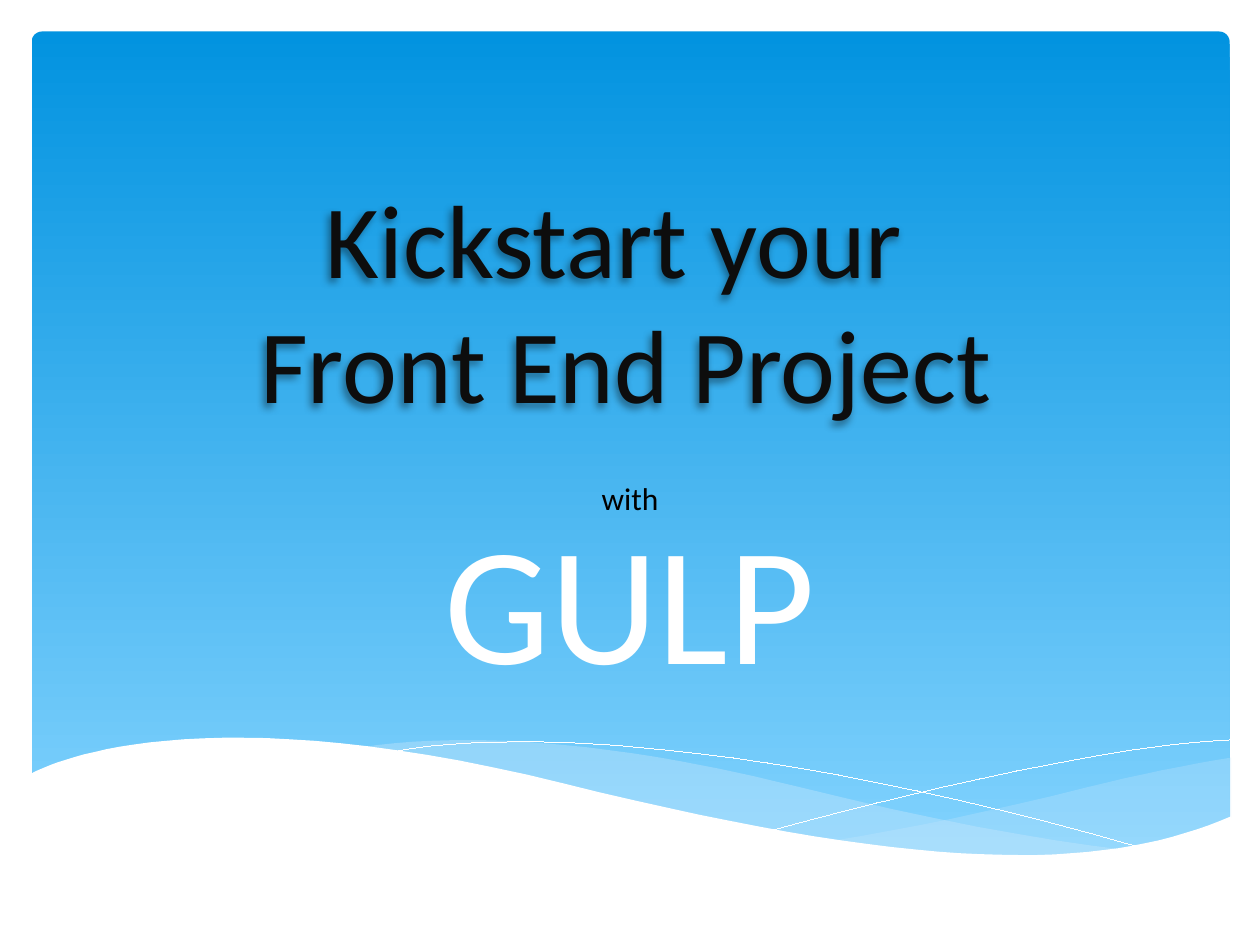
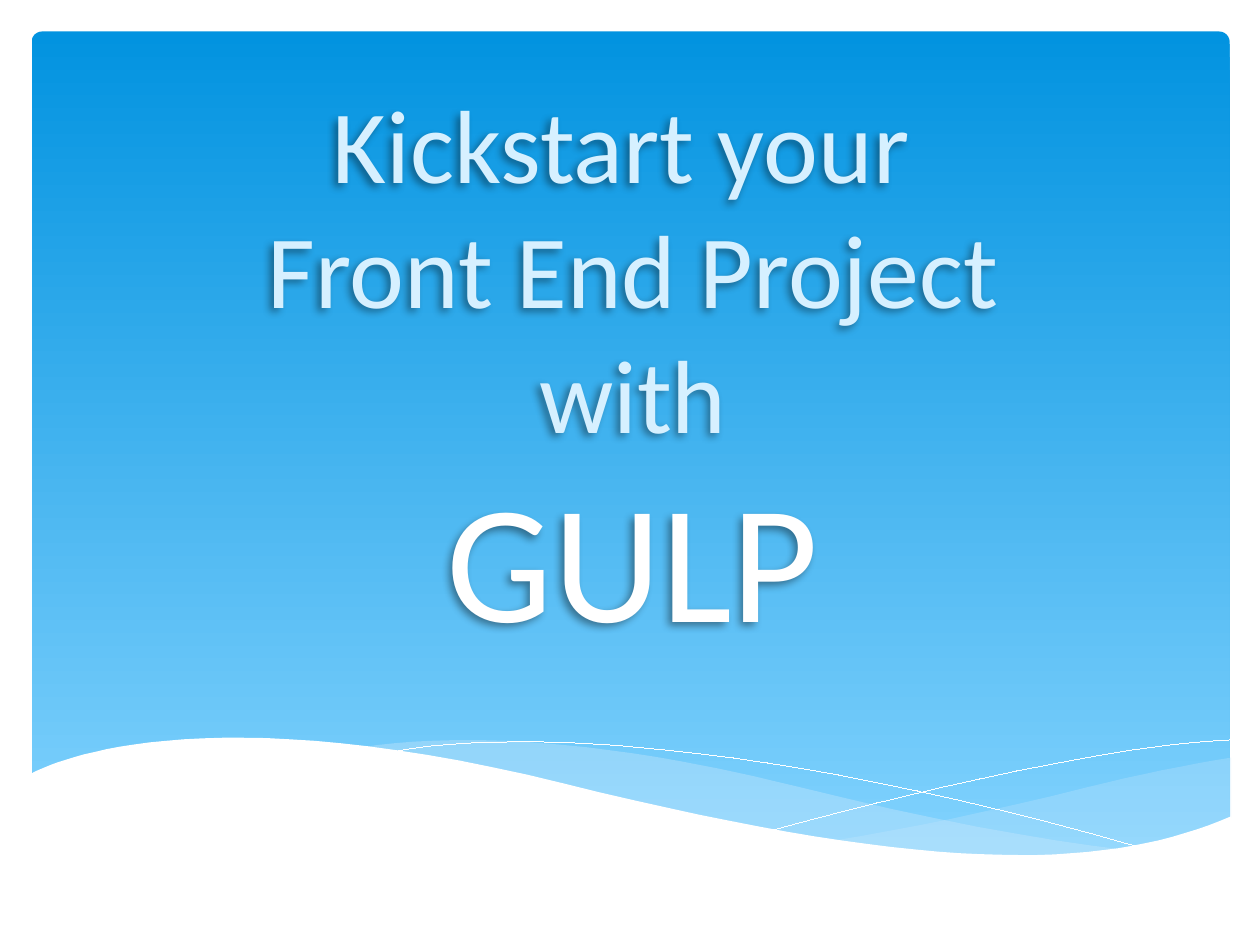
Before and after one commit to sintu-patel/project-scaffolding, a slide deck: slide 1 of dev/docs/Setup Gulp in Front End Project.pptx. Drawn at 1260x945 pixels with LibreOffice and Linux fonts; fonts in the diff are those of the drawing. Boxes give left, top, right and bottom in pixels: in the first picture for what was removed or moved away, otherwise in the second. Text is boxed around its words. In the diff, an @@ line names an element or a change of style, - is before the commit and + after.

```diff
--- a/dev/docs/Setup Gulp in Front End Project.pptx
+++ b/dev/docs/Setup Gulp in Front End Project.pptx
@@ title at <box>267,111,998,627</box>: text changed; text colour #0D0D0D to #D6F0FF @@
-Kickstart your
-Front End Project
+Kickstart your
+Front End Project
+with
+GULP
@@ text removed at <box>602,488,659,511</box> @@
-with
@@ subtitle removed at <box>444,555,815,665</box> @@
-GULP
```
Also in this commit, not shown: 5 other slides changed.
